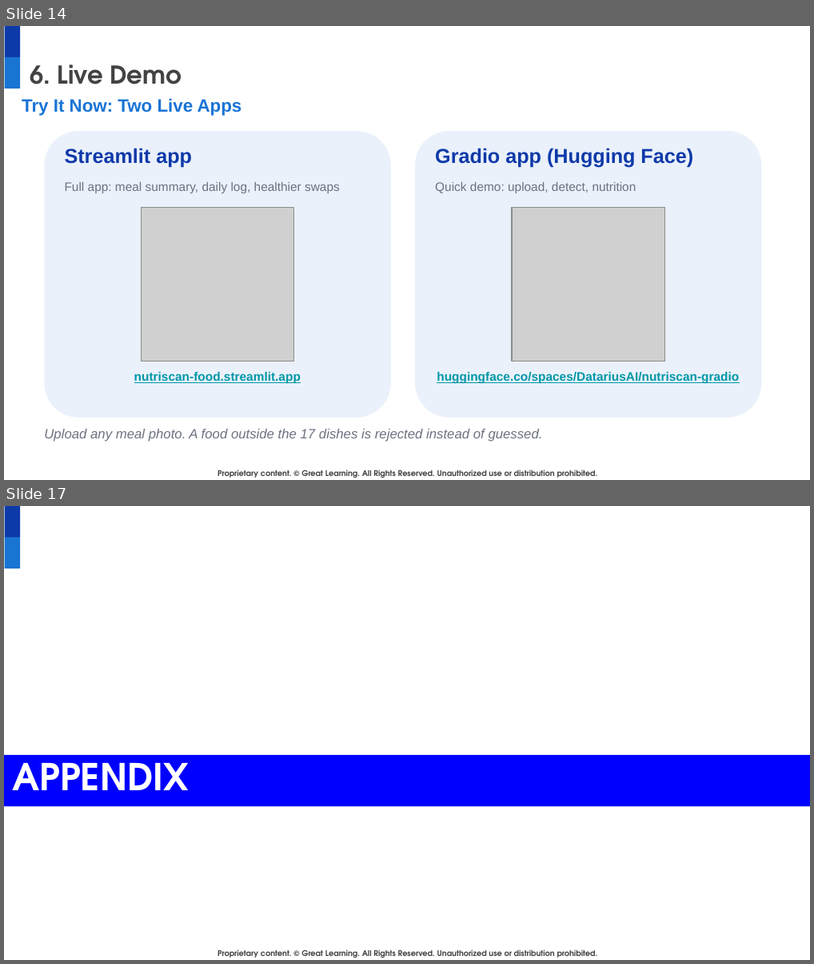
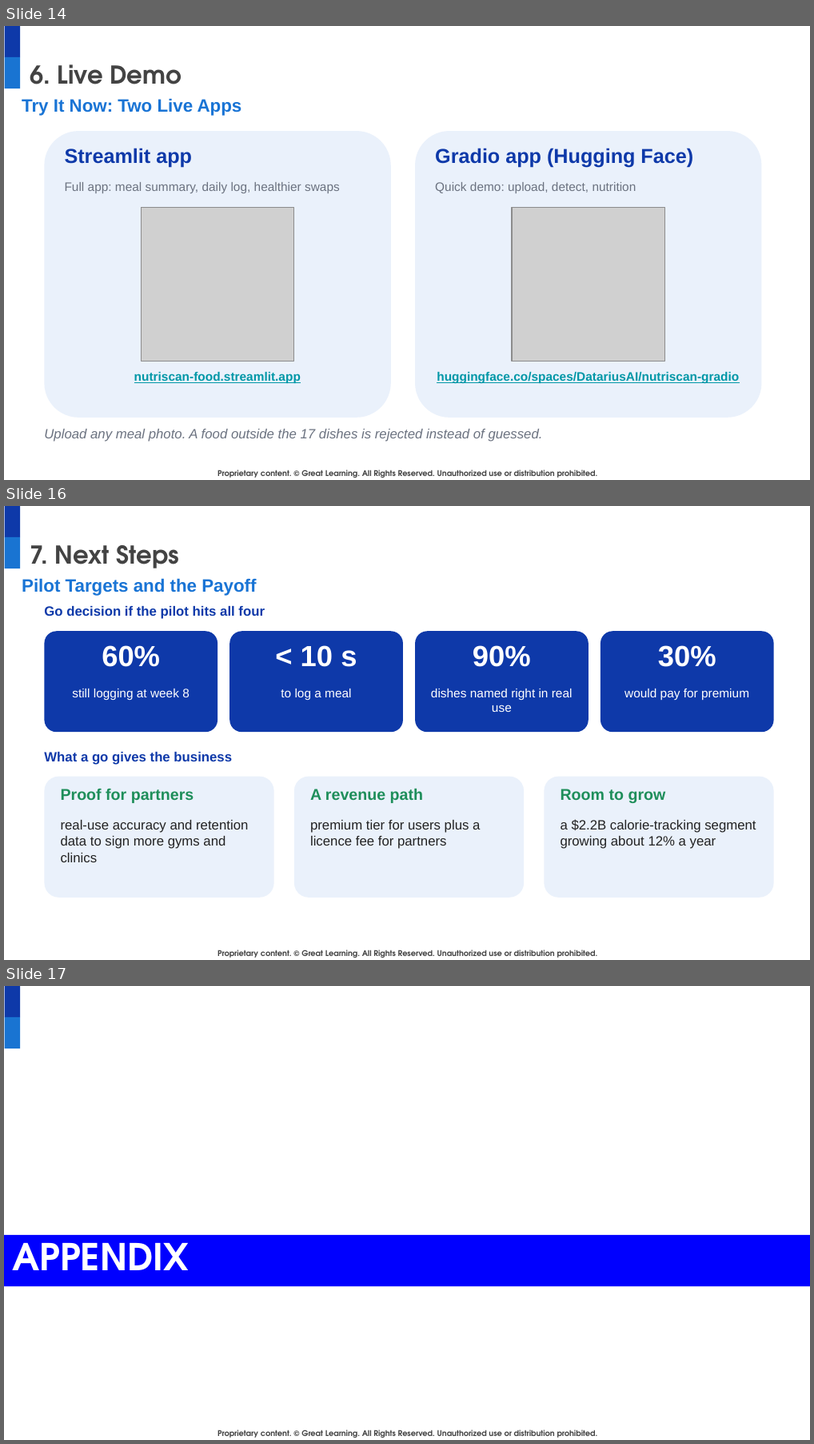
Before and after one commit to DatariusAI/nutriscan-food-detection, a slide deck: docs/NutriScan_Final_Presentation.pptx. Shown one above the other, each under a label of ours: slides 14 and 17 before the commit, slides 14, 16 and 17 after it; the slides between them are not shown. The pictures are 814x964 and 814x1444 pixels, drawn with LibreOffice and Linux fonts; fonts in the diff are those of the drawing; grey boxes stand for pictures; background and template pictures are left out. Boxes give left, top, right and bottom in pixels: in the first picture for what was removed or moved away, otherwise in the second. Text is boxed around its words. In the diff, an @@ line names an element or a change of style, - is before the commit and + after.

```diff
--- a/docs/NutriScan_Final_Presentation.pptx
+++ b/docs/NutriScan_Final_Presentation.pptx
@@ slide 16 added at <box>4,506,810,960</box>, background #FFFFFF; not listed: 3 template elements that a slide beside it also shows @@
@@ title added at <box>30,545,179,568</box>, 22 pt, text #434343, bold @@
+7. Next Steps
@@ text added at <box>22,578,256,596</box>, 16 pt, text #1974D5, bold @@
+Pilot Targets and the Payoff
@@ text added at <box>44,606,265,619</box>, 12 pt, text #0E39A9, bold @@
+Go decision if the pilot hits all four
@@ rounded rectangle added at <box>44,631,218,732</box>, fill #0E39A9 @@
@@ text added at <box>102,645,160,667</box>, 26 pt, text #FFFFFF, bold @@
+60%
@@ rounded rectangle added at <box>230,631,403,732</box>, fill #0E39A9 @@
@@ text added at <box>301,645,357,667</box>, 26 pt, text #FFFFFF, bold @@
+< 10 s
@@ rounded rectangle added at <box>415,631,589,732</box>, fill #0E39A9 @@
@@ text added at <box>473,645,531,667</box>, 26 pt, text #FFFFFF, bold @@
+90%
@@ rounded rectangle added at <box>601,631,774,732</box>, fill #0E39A9 @@
@@ text added at <box>658,645,717,667</box>, 26 pt, text #FFFFFF, bold @@
+30%
@@ text added at <box>72,688,190,700</box>, 11 pt, text #FFFFFF @@
+still logging at week 8
@@ text added at <box>281,688,351,700</box>, 11 pt, text #FFFFFF @@
+to log a meal
@@ text added at <box>431,688,573,712</box>, 11 pt, text #FFFFFF @@
+dishes named right in real use
@@ text added at <box>625,688,750,700</box>, 11 pt, text #FFFFFF @@
+would pay for premium
@@ text added at <box>44,752,232,764</box>, 12 pt, text #0E39A9, bold @@
+What a go gives the business
@@ rounded rectangle added at <box>44,776,274,897</box>, fill #EAF1FB @@
@@ text added at <box>61,788,194,803</box>, 14 pt, text #1E8E5A, bold @@
+Proof for partners
@@ rounded rectangle added at <box>294,776,524,897</box>, fill #EAF1FB @@
@@ text added at <box>310,788,423,803</box>, 14 pt, text #1E8E5A, bold @@
+A revenue path
@@ rounded rectangle added at <box>544,776,774,897</box>, fill #EAF1FB @@
@@ text added at <box>561,788,666,803</box>, 14 pt, text #1E8E5A, bold @@
+Room to grow
@@ text added at <box>61,820,248,862</box>, 12 pt, text #222222 @@
+real-use accuracy and retention data to sign more gyms and clinics
@@ text added at <box>310,820,480,848</box>, 12 pt, text #222222 @@
+premium tier for users plus a licence fee for partners
@@ text added at <box>561,819,756,848</box>, 12 pt, text #222222 @@
+a $2.2B calorie-tracking segment growing about 12% a year
```
Also in this commit, not shown: 1 slide changed, 1 slide removed.
